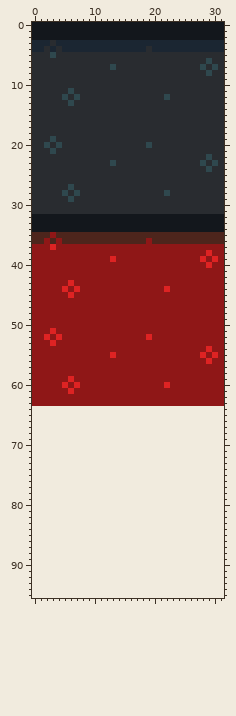
Sprite sheet, stored at assets/textures/h_scroll.png. The picture above was drawn from the file before the commit.
The file is 32x64 pixels. The old version is drawn lined up with the new one, on the new canvas.
Once edited:
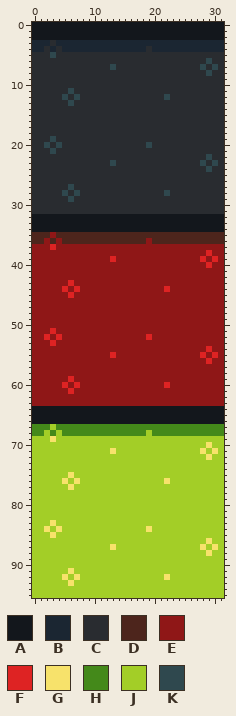
Palette (. is transparent): A #13171c  B #1b2632  C #292c30  D #4d251c  E #8f1717  F #de2323  G #f7e26b  H #44891a  J #a3ce27  K #2f484e
Changes in this commit:
canvas 32x64 -> 32x96
y 64..66: x 0..31 ................................ -> AAAAAAAAAAAAAAAAAAAAAAAAAAAAAAAA
y 67: x 0..31 ................................ -> HHHJHHHHHHHHHHHHHHHHHHHHHHHHHHHH
y 68: x 0..31 ................................ -> HHJHJHHHHHHHHHHHHHHJHHHHHHHHHHHH
y 69: x 0..31 ................................ -> JJJGJJJJJJJJJJJJJJJJJJJJJJJJJJJJ
y 70: x 0..31 ................................ -> JJJJJJJJJJJJJJJJJJJJJJJJJJJJJGJJ
y 71: x 0..31 ................................ -> JJJJJJJJJJJJJGJJJJJJJJJJJJJJGJGJ
y 72: x 0..31 ................................ -> JJJJJJJJJJJJJJJJJJJJJJJJJJJJJGJJ
y 73..74: x 0..31 ................................ -> JJJJJJJJJJJJJJJJJJJJJJJJJJJJJJJJ
y 75: x 0..31 ................................ -> JJJJJJGJJJJJJJJJJJJJJJJJJJJJJJJJ
y 76: x 0..31 ................................ -> JJJJJGJGJJJJJJJJJJJJJJGJJJJJJJJJ
y 77: x 0..31 ................................ -> JJJJJJGJJJJJJJJJJJJJJJJJJJJJJJJJ
y 78..82: x 0..31 ................................ -> JJJJJJJJJJJJJJJJJJJJJJJJJJJJJJJJ
y 83: x 0..31 ................................ -> JJJGJJJJJJJJJJJJJJJJJJJJJJJJJJJJ
y 84: x 0..31 ................................ -> JJGJGJJJJJJJJJJJJJJGJJJJJJJJJJJJ
y 85: x 0..31 ................................ -> JJJGJJJJJJJJJJJJJJJJJJJJJJJJJJJJ
y 86: x 0..31 ................................ -> JJJJJJJJJJJJJJJJJJJJJJJJJJJJJGJJ
y 87: x 0..31 ................................ -> JJJJJJJJJJJJJGJJJJJJJJJJJJJJGJGJ
y 88: x 0..31 ................................ -> JJJJJJJJJJJJJJJJJJJJJJJJJJJJJGJJ
y 89..90: x 0..31 ................................ -> JJJJJJJJJJJJJJJJJJJJJJJJJJJJJJJJ
y 91: x 0..31 ................................ -> JJJJJJGJJJJJJJJJJJJJJJJJJJJJJJJJ
y 92: x 0..31 ................................ -> JJJJJGJGJJJJJJJJJJJJJJGJJJJJJJJJ
y 93: x 0..31 ................................ -> JJJJJJGJJJJJJJJJJJJJJJJJJJJJJJJJ
y 94..95: x 0..31 ................................ -> JJJJJJJJJJJJJJJJJJJJJJJJJJJJJJJJ
Boxes around the changes in both pictures, in picture pixels (x1, y1, x2, y2):
added: (32, 406, 224, 598)
